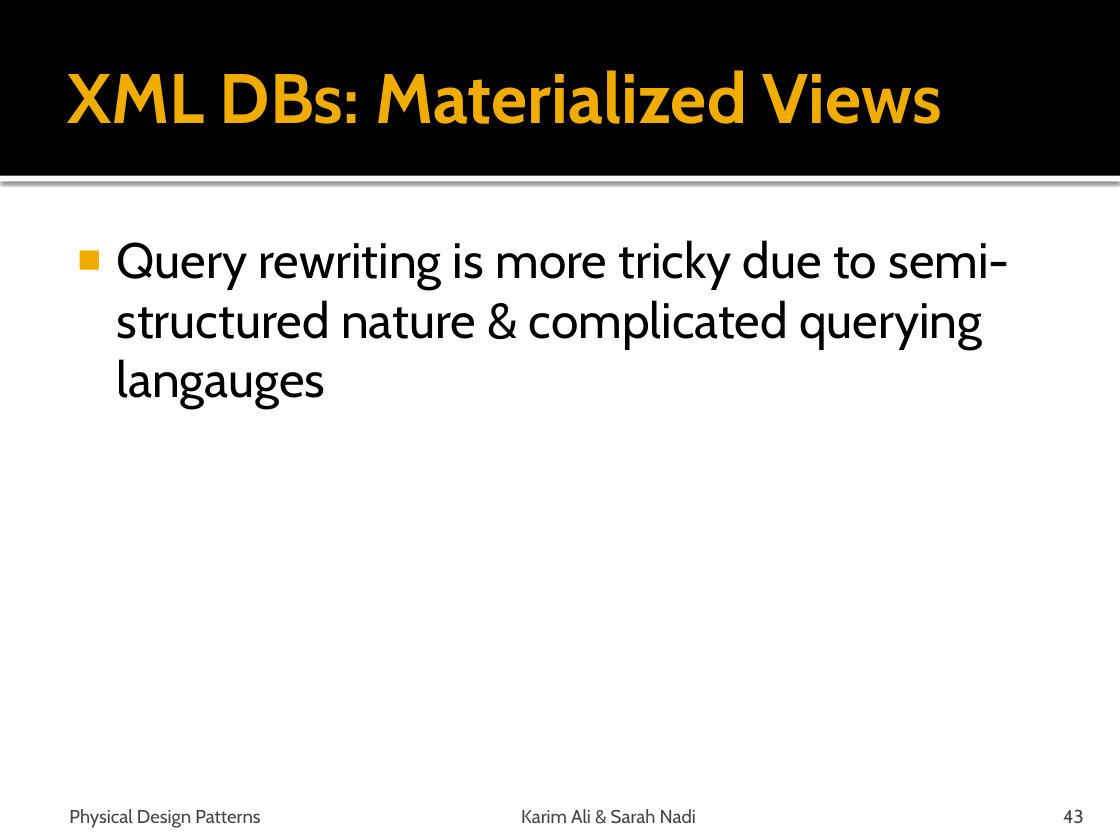
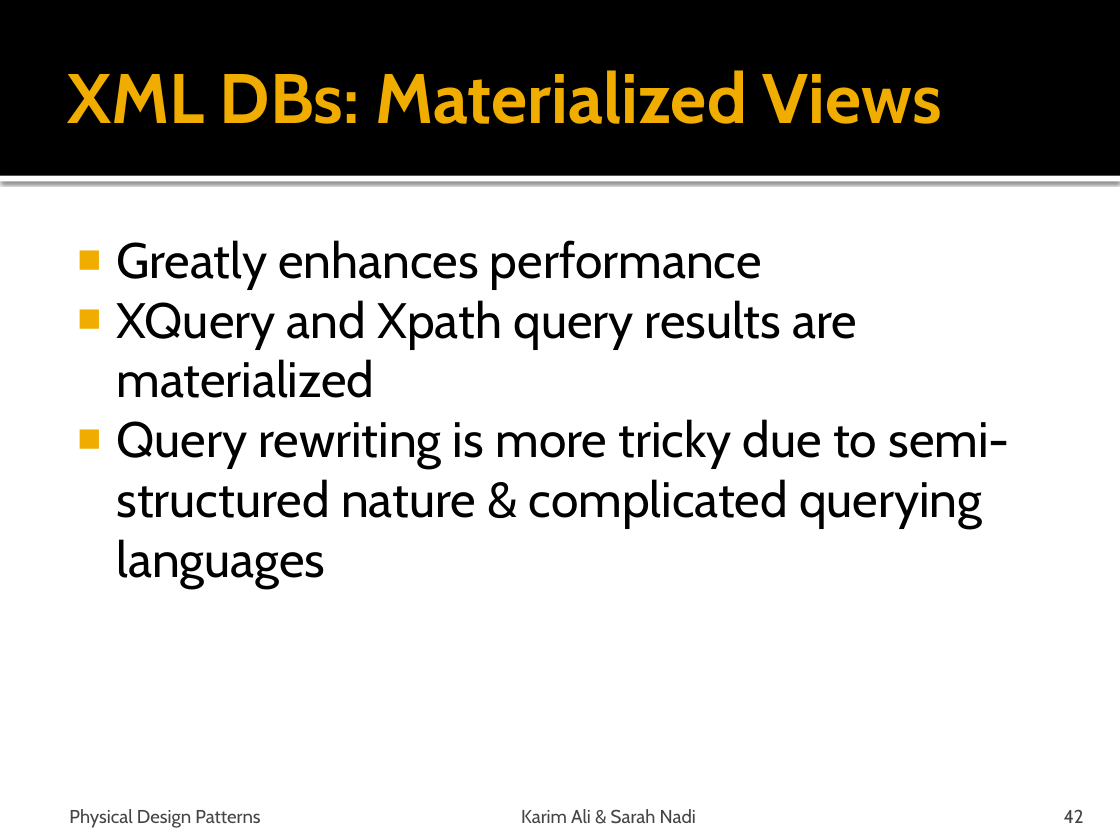
Before and after one commit to snadi/cs848-db, a slide deck: slide 42 of cs848-db/PhysDesignPres.pptx (slide 43 before the commit). Drawn at 1120x840 pixels with LibreOffice and Linux fonts; fonts in the diff are those of the drawing. Boxes give left, top, right and bottom in pixels: in the first picture for what was removed or moved away, otherwise in the second. Text is boxed around its words. In the diff, an @@ line names an element or a change of style, - is before the commit and + after.

```diff
--- a/cs848-db/PhysDesignPres.pptx
+++ b/cs848-db/PhysDesignPres.pptx
@@ text at [116,240,1010,587]: text changed @@
-■ Query rewriting is more tricky due to semi-structured nature & complicated querying langauges
+■ Greatly enhances performance
+■ XQuery and Xpath query results are materialized
+■ Query rewriting is more tricky due to semi-structured nature & complicated querying languages
@@ page number at [1064,809,1084,823]: text changed @@
-43
+42
```
Also in this commit, not shown: 9 other slides changed, 2 slides removed, 3 other files.
